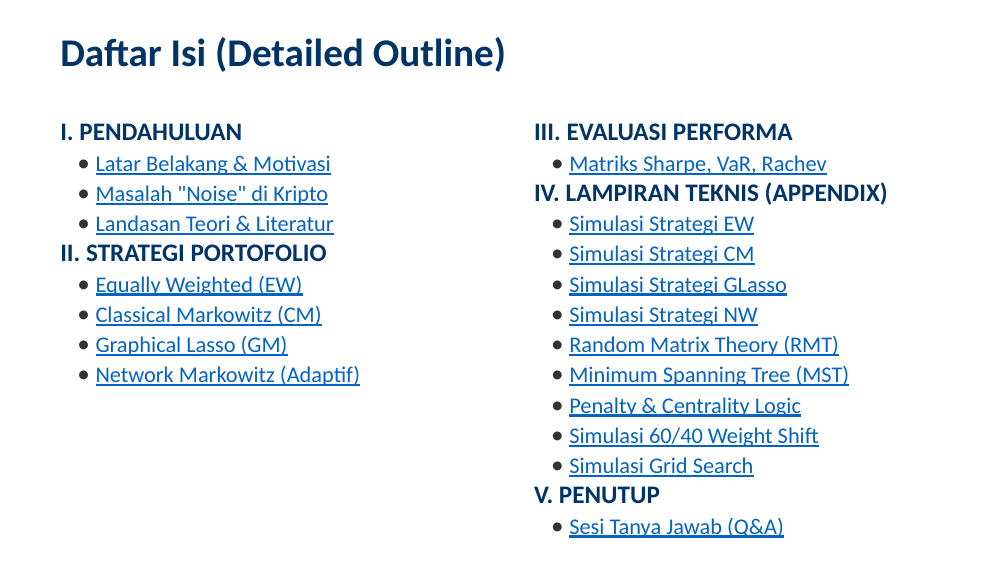
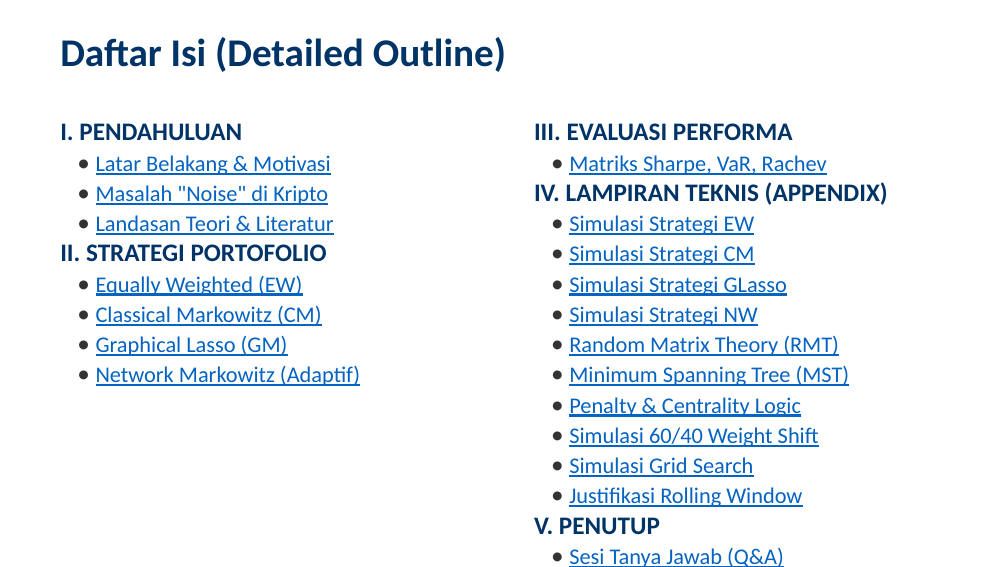
Before and after one commit to ragilrojo/RepoThesis, a slide deck: slide 2 of Presentasi_Proposal_Update.pptx. Drawn at 1008x567 pixels with LibreOffice and Linux fonts; fonts in the diff are those of the drawing. Boxes give left, top, right and bottom in pixels: in the first picture for what was removed or moved away, otherwise in the second. Text is boxed around its words. In the diff, an @@ line names an element or a change of style, - is before the commit and + after.

Commit message:
feat: add rolling window justification slide and update TOC

```diff
--- a/Presentasi_Proposal_Update.pptx
+++ b/Presentasi_Proposal_Update.pptx
@@ text at box(569, 487, 802, 507): paragraph added @@
+• Justifikasi Rolling Window
```
Also in this commit, not shown: 1 slide added, 1 other file.
